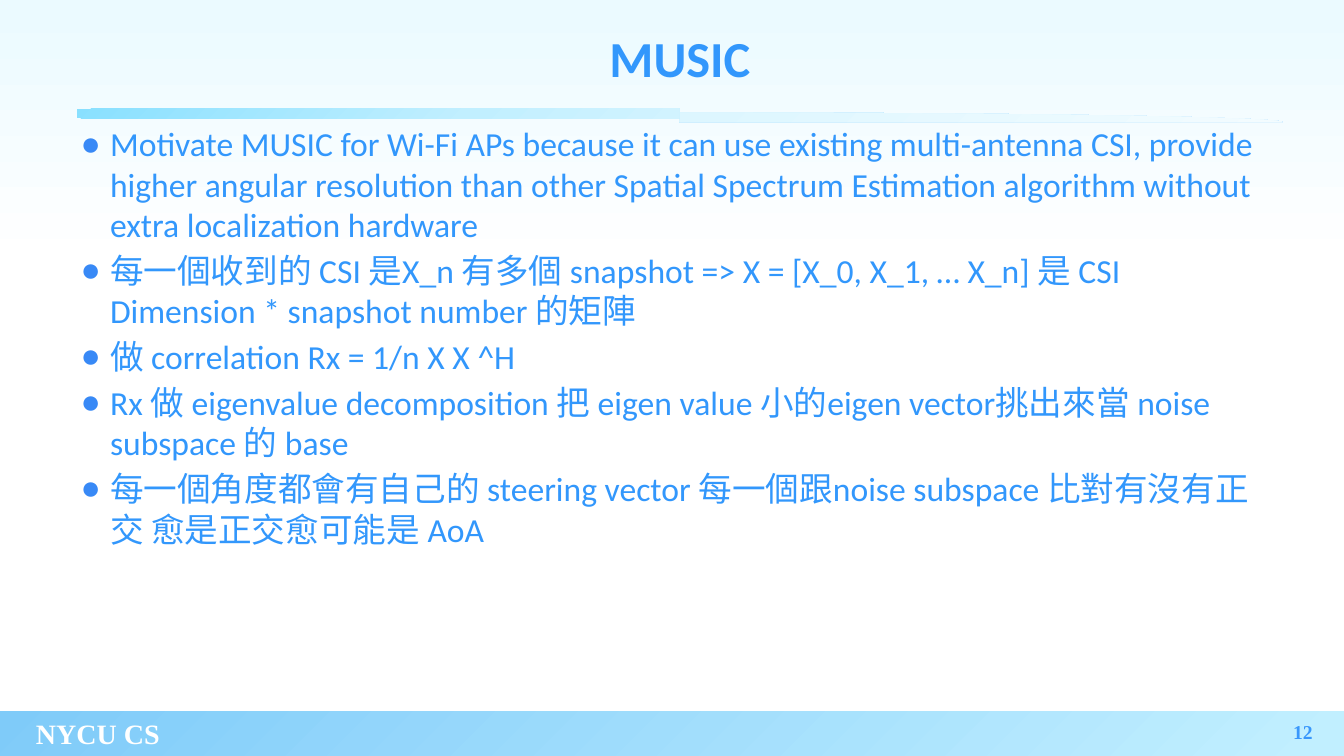
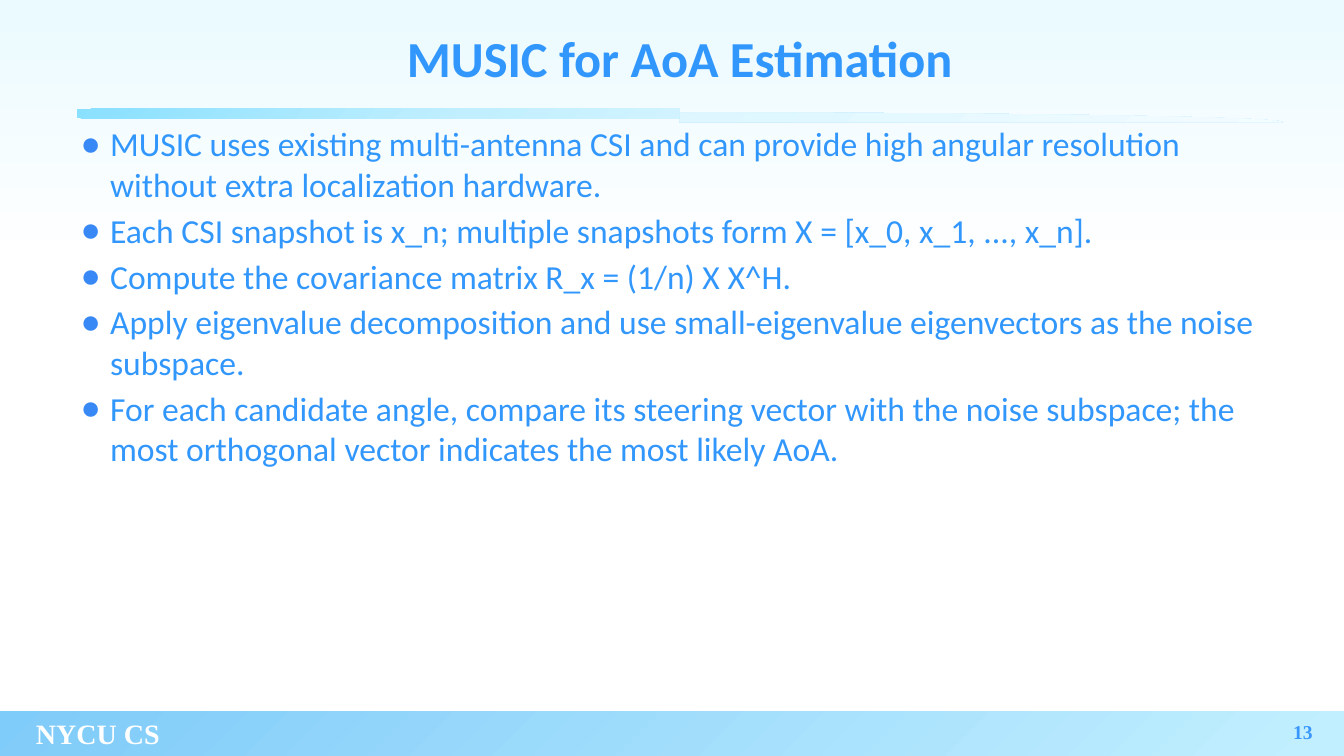
Before and after one commit to xoxonut/thesis, a slide deck: slide 13 of thesis_filled.pptx (slide 12 before the commit). Drawn at 1344x756 pixels with LibreOffice and Linux fonts; fonts in the diff are those of the drawing; background and template pictures are left out. Boxes give left, top, right and bottom in pixels: in the first picture for what was removed or moved away, otherwise in the second. Text is boxed around its words. In the diff, an @@ line names an element or a change of style, - is before the commit and + after.

```diff
--- a/thesis_filled.pptx
+++ b/thesis_filled.pptx
@@ title at [407,41,953,78]: text changed @@
-MUSIC
+MUSIC for AoA Estimation
@@ text at [110,132,1253,467]: text changed @@
-● Motivate MUSIC for Wi-Fi APs because it can use existing multi-antenna CSI, provide higher angular resolution than other Spatial Spectrum Estimation algorithm without extra localization hardware
-● 每一個收到的 CSI 是X_n 有多個 snapshot => X = [X_0, X_1, … X_n] 是 CSI Dimension * snapshot number 的矩陣
-● 做 correlation Rx = 1/n X X ^H
-● Rx 做 eigenvalue decomposition 把 eigen value 小的eigen vector挑出來當 noise subspace 的 base
-● 每一個角度都會有自己的 steering vector 每一個跟noise subspace 比對有沒有正交 愈是正交愈可能是 AoA
+● MUSIC uses existing multi-antenna CSI and can provide high angular resolution without extra localization hardware.
+● Each CSI snapshot is x_n; multiple snapshots form X = [x_0, x_1, ..., x_n].
+● Compute the covariance matrix R_x = (1/n) X X^H.
+● Apply eigenvalue decomposition and use small-eigenvalue eigenvectors as the noise subspace.
+● For each candidate angle, compare its steering vector with the noise subspace; the most orthogonal vector indicates the most likely AoA.
@@ page number at [1293,726,1313,739]: text changed @@
-12
+13
```
Also in this commit, not shown: 13 other slides changed, 2 slides added, 1 slide removed, 2 other files.
